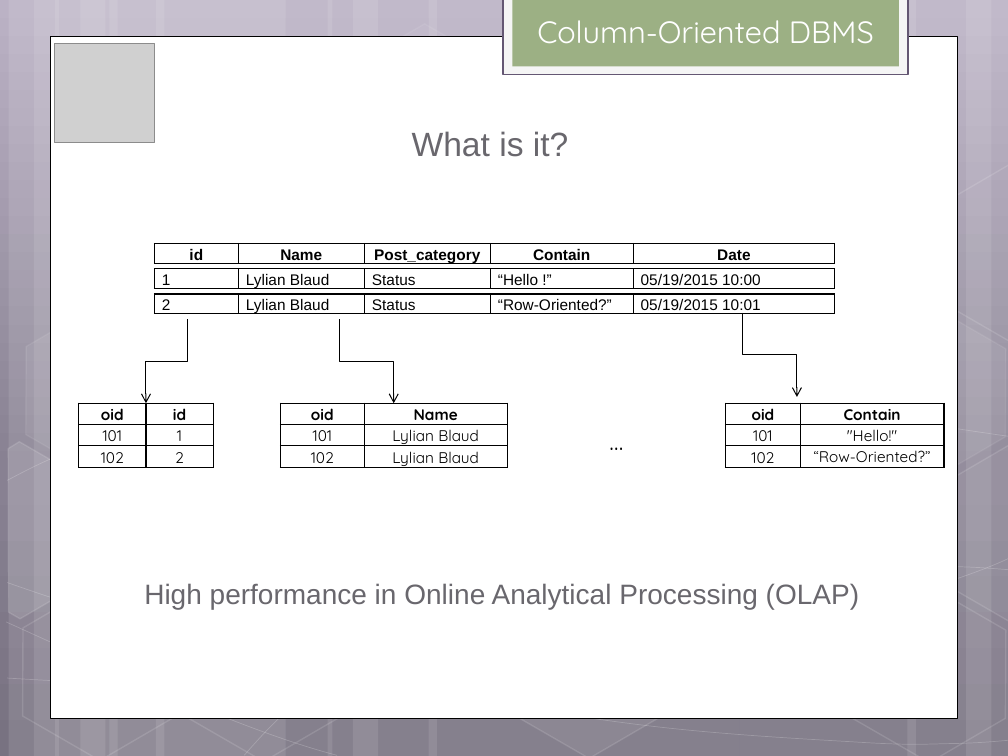
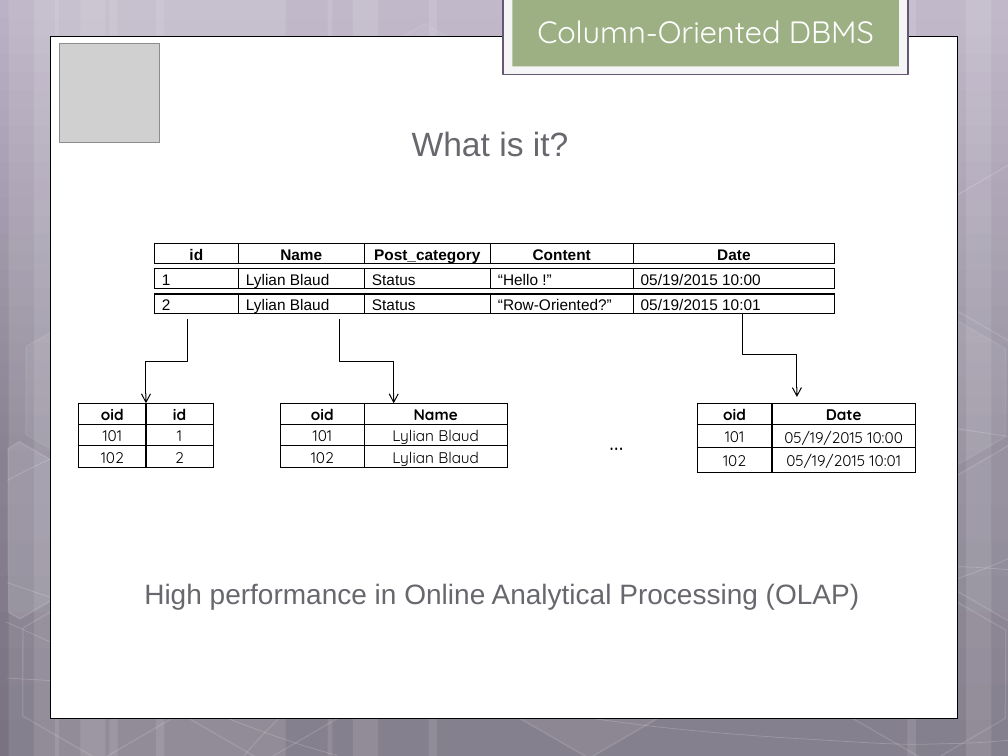
Before and after one commit to helpcat/bigdataworkshop2, a slide deck: slide 17 of slides/MonetDB workshop.pptx (slide 15 before the commit). Drawn at 1008x756 pixels with LibreOffice and Linux fonts; fonts in the diff are those of the drawing; grey boxes stand for pictures. Boxes give left, top, right and bottom in pixels: in the first picture for what was removed or moved away, otherwise in the second. Text is boxed around its words. In the diff, an @@ line names an element or a change of style, - is before the commit and + after.

```diff
--- a/slides/MonetDB workshop.pptx
+++ b/slides/MonetDB workshop.pptx
@@ picture: place and size @@
-picture at <box>54,43,154,143</box>
+picture at <box>59,43,159,143</box>
@@ table at <box>154,244,835,267</box> @@
-row 1, column 4: Contain
+row 1, column 4: Content
@@ table at <box>698,403,916,472</box> @@
-row 1, column 2: Contain
+row 1, column 2: Date
@@ row 2, column 2: ""Hello!"" to "05/19/2015 10:00" @@
-row 3, column 2: “Row-Oriented?”
+row 3, column 2: 05/19/2015 10:01
@@ table: place and size @@
-table at <box>726,403,944,472</box>
+table at <box>698,403,916,472</box>
```
Also in this commit, not shown: 22 other slides changed, 7 slides added, 1 slide removed.
